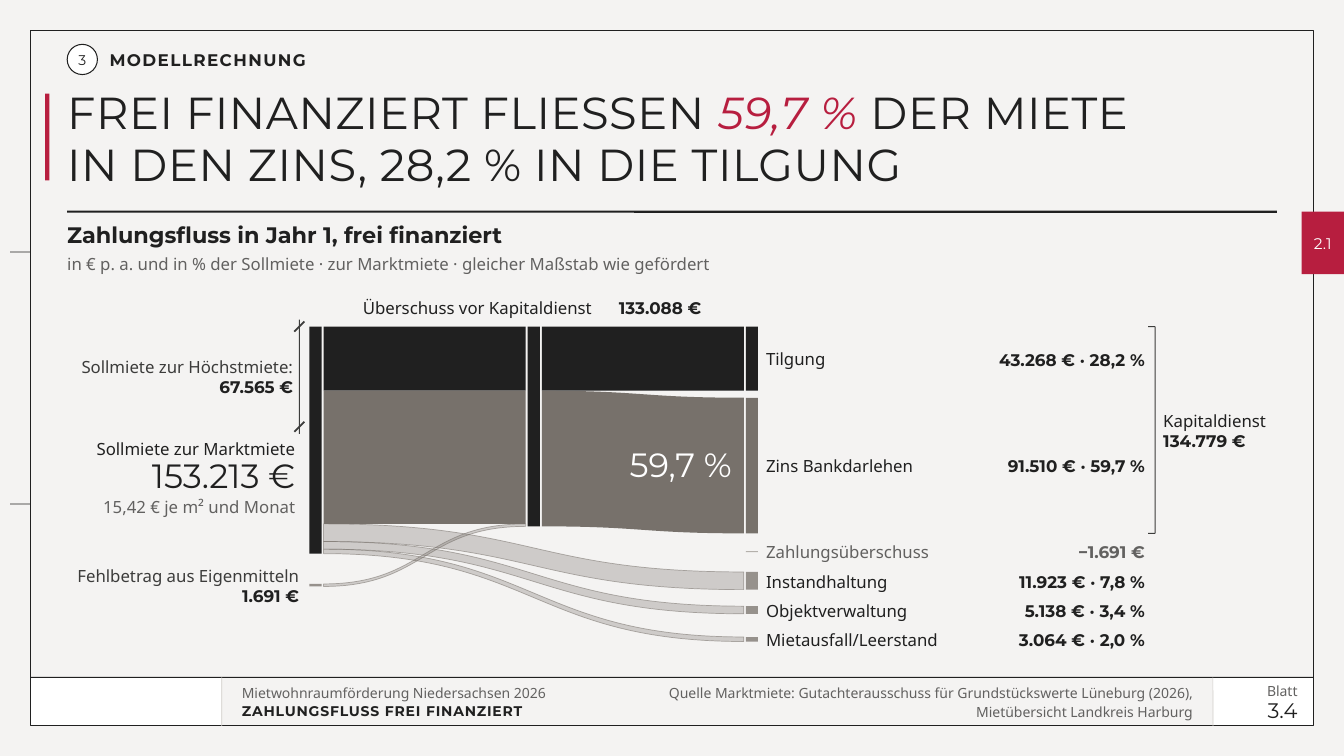
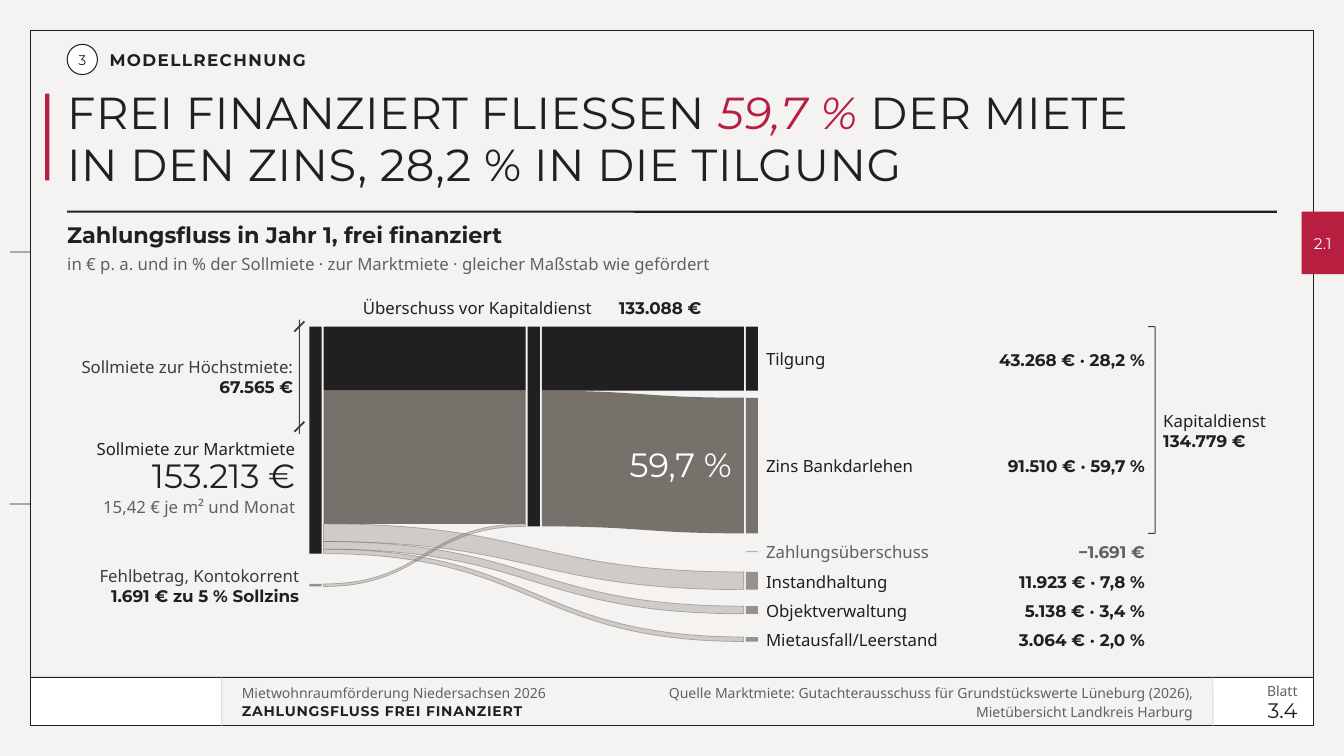
Before and after one commit to vgedaschko/NBank, a slide deck: slide 2 of konzepte/neu/schritt-2/dist/schritt-2.pptx. Drawn at 1344x756 pixels with LibreOffice and Linux fonts; fonts in the diff are those of the drawing; background and template pictures are left out. Boxes give left, top, right and bottom in pixels: in the first picture for what was removed or moved away, otherwise in the second. Text is boxed around its words. In the diff, an @@ line names an element or a change of style, - is before the commit and + after.

```diff
--- a/konzepte/neu/schritt-2/dist/schritt-2.pptx
+++ b/konzepte/neu/schritt-2/dist/schritt-2.pptx
@@ text at (100, 569, 299, 586): text changed @@
-Fehlbetrag aus Eigenmitteln
+Fehlbetrag, Kontokorrent
@@ text at (111, 589, 299, 602): text changed @@
-1.691 €
+1.691 € zu 5 % Sollzins
```
Also in this commit, not shown: 1 other slide changed, 10 other files.
